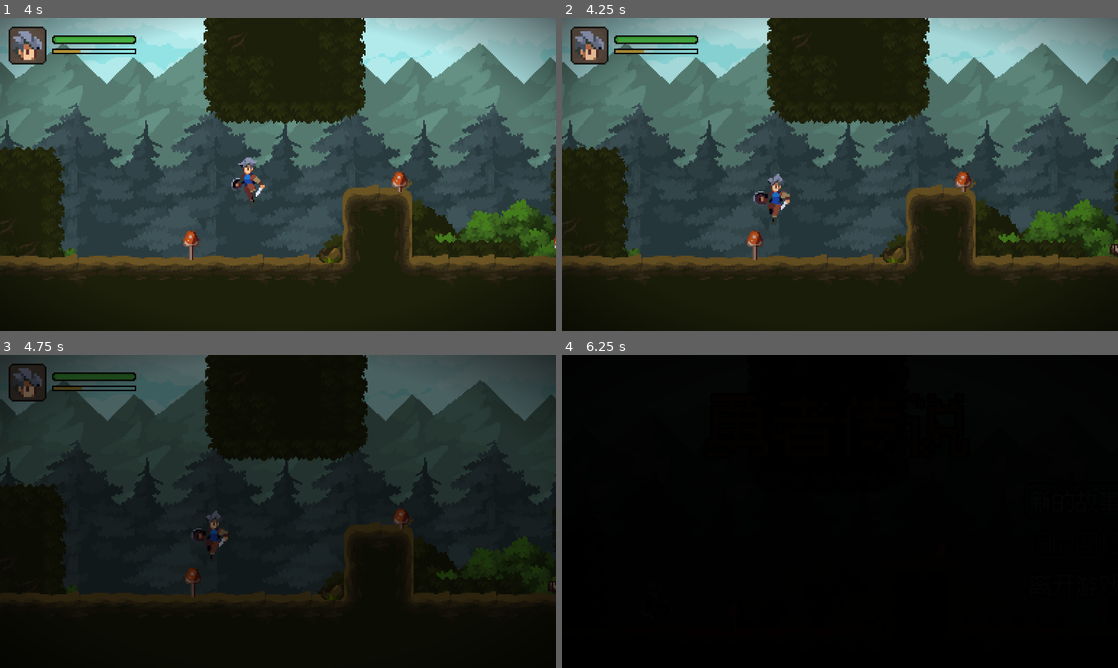
Above: before the commit, frames 1-4 (two rows, left to right).
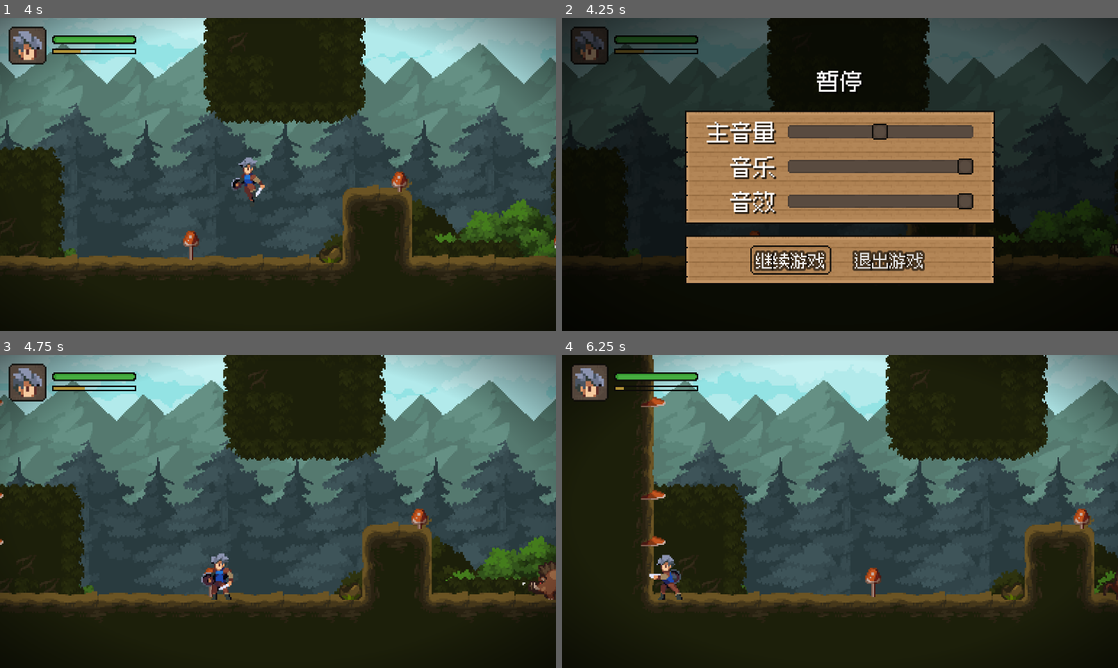
Above: after the commit, the same moments.

Repository: Amoyens1s/godot-learn
Game: Godot game, scene res://scenes/title_screen.tscn
Two runs of this game, one before a commit and one after it. Both use one fixed random seed, a clock stepped at 60 frames per second and the inputs below.
Inputs (mouse positions are in pixels of both pictures, inside the frame that each line leads up to):
- Up to frame 1 (4 s): tap Enter at 0.5 s; move the mouse to (400, 158) at 0.52 s; hold D (move_right) 0.53-1.28 s; hold K (slide) 0.53-1.28 s; click (400, 158) at 0.67 s; tap Space (jump) at 0.77, 1.52, 3.02, 3.77 s; move the mouse to (166, 190) at 1.27 s; hold A (move_left) 1.28-2.03 s; tap J (attack) at 1.35 s; click (166, 190) at 1.42 s; tap K (slide) at 1.55, 2.3, 2.85 s; move the mouse to (333, 105) at 2.02 s; hold E (interact) 2.03-2.78 s; hold D (move_right) 2.03-3.53 s; click (333, 105) at 2.17 s; move the mouse to (250, 237) at 2.77 s; click (250, 237) at 2.92 s; move the mouse to (444, 221) at 3.52 s; hold A (move_left) from 3.53 s (still down); hold K (slide) from 3.53 s (still down); tap L at 3.6 s; click (444, 221) at 3.67 s
- Up to frame 2 (4.25 s): keep holding A (move_left); keep holding K (slide); tap Escape (ui_cancel) at 4.15 s
- Up to frame 3 (4.75 s): release A (move_left) at 4.25 s; release K (slide) at 4.25 s; click (227, 596) at 4.25 s, where only the run after the commit has a clickable "继续游戏"
- Up to frame 4 (6.25 s): move the mouse to (673, 464) at 5.02 s; hold A (move_left) from 5.03 s (still down); tap K (slide) at 5.1, 6.05 s; click (673, 464) at 5.17 s; tap Space (jump) at 5.27 s; move the mouse to (867, 511) at 5.77 s; hold J (attack) from 5.78 s (still down); click (867, 511) at 5.92 s

Frame 1 is identical in both runs. In frame 2, 68% of the frame differs, in the area x 0-100%, y 0-86%; in frame 3, 65%; in frame 4, 92%, in the area x 0-100%, y 0-100%.

Commit message:
feat: 暂停菜单

Diff:
--- a/03.勇者传说/MainTheme.tres
+++ b/03.勇者传说/MainTheme.tres
@@ -38,6 +38,20 @@
 expand_margin_bottom = 1.0
 region_rect = Rect2(95, 207, 18, 18)
 
+[sub_resource type="StyleBoxTexture" id="StyleBoxTexture_yhag5"]
+texture = ExtResource("1_yhag5")
+texture_margin_left = 3.0
+texture_margin_top = 3.0
+texture_margin_right = 3.0
+texture_margin_bottom = 3.0
+expand_margin_left = 12.0
+expand_margin_top = 4.0
+expand_margin_right = 12.0
+expand_margin_bottom = 4.0
+axis_stretch_horizontal = 1
+axis_stretch_vertical = 1
+region_rect = Rect2(64, 272, 16, 16)
+
 [resource]
 default_font = ExtResource("2_rfn4m")
 Button/colors/font_outline_color = Color(0, 0, 0, 0.607843)
@@ -53,3 +67,5 @@
 HSlider/styles/grabber_area = SubResource("StyleBoxEmpty_ogfsw")
 HSlider/styles/grabber_area_highlight = SubResource("StyleBoxEmpty_6qad1")
 HSlider/styles/slider = SubResource("StyleBoxTexture_8twj1")
+Label/colors/font_shadow_color = Color(0, 0, 0, 0.709804)
+PanelContainer/styles/panel = SubResource("StyleBoxTexture_yhag5")
--- a/03.勇者传说/maps/world.gd
+++ b/03.勇者传说/maps/world.gd
@@ -48,8 +48,3 @@
 
 		if path not in dict.enemies_alive:
 			node.queue_free()
-
-
-func _unhandled_input(event: InputEvent) -> void:
-	if event.is_action_pressed("ui_cancel"):
-		Game.back_to_title()
--- a/03.勇者传说/project.godot
+++ b/03.勇者传说/project.godot
@@ -66,6 +66,11 @@
 "events": [Object(InputEventKey,"resource_local_to_scene":false,"resource_name":"","device":-1,"window_id":0,"alt_press …(192 unchanged characters)…
 ]
 }
+pause={
+"deadzone": 0.2,
+"events": [Object(InputEventKey,"resource_local_to_scene":false,"resource_name":"","device":-1,"window_id":0,"alt_pressed":false,"shift_pressed":false,"ctrl_pressed":false,"meta_pressed":false,"pressed":false,"keycode":0,"physical_keycode":4194305,"key_label":0,"unicode":0,"location":0,"echo":false,"script":null)
+]
+}
 
 [layer_names]
 
--- /dev/null
+++ b/03.勇者传说/scenes/pause_screen.tscn
@@ -0,0 +1,120 @@
+[gd_scene load_steps=4 format=3 uid="uid://xnvbyc3g10aj"]
+
+[ext_resource type="Theme" uid="uid://cgm3ykdiefdqj" path="res://MainTheme.tres" id="1_gchx3"]
+[ext_resource type="Script" uid="uid://bw0h4154idi7w" path="res://scripts/pause_screen.gd" id="2_hr2n2"]
+[ext_resource type="PackedScene" uid="uid://bp5q7yofi4ssq" path="res://scenes/volume_slider.tscn" id="2_qeunj"]
+
+[node name="PauseScreen" type="Control"]
+process_mode = 2
+layout_mode = 3
+anchors_preset = 15
+anchor_right = 1.0
+anchor_bottom = 1.0
+grow_horizontal = 2
+grow_vertical = 2
+theme = ExtResource("1_gchx3")
+script = ExtResource("2_hr2n2")
+
+[node name="ColorRect" type="ColorRect" parent="."]
+layout_mode = 1
+anchors_preset = 15
+anchor_right = 1.0
+anchor_bottom = 1.0
+grow_horizontal = 2
+grow_vertical = 2
+color = Color(0, 0, 0, 0.619608)
+
+[node name="V" type="VBoxContainer" parent="."]
+layout_mode = 1
+anchors_preset = 8
+anchor_left = 0.5
+anchor_top = 0.5
+anchor_right = 0.5
+anchor_bottom = 0.5
+offset_left = -16.0
+offset_top = -12.5
+offset_right = 16.0
+offset_bottom = 12.5
+grow_horizontal = 2
+grow_vertical = 2
+theme_override_constants/separation = 16
+
+[node name="Label" type="Label" parent="V"]
+layout_mode = 2
+theme = ExtResource("1_gchx3")
+text = "暂停"
+horizontal_alignment = 1
+vertical_alignment = 1
+
+[node name="AudioSettings" type="PanelContainer" parent="V"]
+layout_mode = 2
+
+[node name="G" type="GridContainer" parent="V/AudioSettings"]
+layout_mode = 2
+theme_override_constants/h_separation = 8
+theme_override_constants/v_separation = 8
+columns = 2
+
+[node name="Label" type="Label" parent="V/AudioSettings/G"]
+layout_mode = 2
+theme = ExtResource("1_gchx3")
+text = "主音量"
+horizontal_alignment = 2
+vertical_alignment = 1
+
+[node name="VolumeSlider" parent="V/AudioSettings/G" instance=ExtResource("2_qeunj")]
+custom_minimum_size = Vector2(128, 0)
+layout_mode = 2
+size_flags_horizontal = 3
+size_flags_vertical = 4
+
+[node name="Label2" type="Label" parent="V/AudioSettings/G"]
+layout_mode = 2
+theme = ExtResource("1_gchx3")
+text = "音乐"
+horizontal_alignment = 2
+vertical_alignment = 1
+
+[node name="VolumeSlider2" parent="V/AudioSettings/G" instance=ExtResource("2_qeunj")]
+custom_minimum_size = Vector2(128, 0)
+layout_mode = 2
+size_flags_horizontal = 3
+size_flags_vertical = 4
+bus = &"BGM"
+
+[node name="Label3" type="Label" parent="V/AudioSettings/G"]
+layout_mode = 2
+theme = ExtResource("1_gchx3")
+text = "音效"
+horizontal_alignment = 2
+vertical_alignment = 1
+
+[node name="VolumeSlider3" parent="V/AudioSettings/G" instance=ExtResource("2_qeunj")]
+custom_minimum_size = Vector2(128, 0)
+layout_mode = 2
+size_flags_horizontal = 3
+size_flags_vertical = 4
+bus = &"SFX"
+
+[node name="Actions" type="PanelContainer" parent="V"]
+layout_mode = 2
+
+[node name="H" type="HBoxContainer" parent="V/Actions"]
+layout_mode = 2
+theme_override_constants/separation = 12
+alignment = 1
+
+[node name="Resume" type="Button" parent="V/Actions/H"]
+layout_mode = 2
+theme = ExtResource("1_gchx3")
+theme_override_font_sizes/font_size = 12
+text = "继续游戏"
+
+[node name="Quit" type="Button" parent="V/Actions/H"]
+layout_mode = 2
+theme = ExtResource("1_gchx3")
+theme_override_font_sizes/font_size = 12
+text = "退出游戏"
+
+[connection signal="pressed" from="V/Actions/H/Resume" to="." method="_on_resume_pressed"]
+[connection signal="pressed" from="V/Actions/H/Quit" to="." method="_on_quit_pressed"]
--- a/03.勇者传说/scenes/player.tscn
+++ b/03.勇者传说/scenes/player.tscn
@@ -9,6 +9,7 @@
 [ext_resource type="PackedScene" uid="uid://cl8x1vwgqha21" path="res://scenes/status_panel.tscn" id="8_smehm"]
 [ext_resource type="PackedScene" uid="uid://bs5t1gx23ok11" path="res://scenes/game_over_screen.tscn" id="8_ur7pv"]
 [ext_resource type="Texture2D" uid="uid://belrpmri2jfno" path="res://assets/gdb-keyboard-2.png" id="9_ur7pv"]
+[ext_resource type="PackedScene" uid="uid://xnvbyc3g10aj" path="res://scenes/pause_screen.tscn" id="9_y4r1p"]
 
 [sub_resource type="RectangleShape2D" id="RectangleShape2D_qlg0r"]
 size = Vector2(10, 23)
@@ -2422,6 +2423,8 @@
 
 [node name="GameOverScreen" parent="CanvasLayer" instance=ExtResource("8_ur7pv")]
 
+[node name="PauseScreen" parent="CanvasLayer" instance=ExtResource("9_y4r1p")]
+
 [node name="InteractionIcon" type="AnimatedSprite2D" parent="."]
 position = Vector2(0, -40)
 sprite_frames = SubResource("SpriteFrames_f1ej7")
--- /dev/null
+++ b/03.勇者传说/scripts/pause_screen.gd
@@ -0,0 +1,34 @@
+extends Control
+class_name PauseScreen
+
+@onready var resume: Button = $V/Actions/H/Resume
+
+
+func _ready() -> void:
+	hide()
+	SoundManager.setup_ui_sounds(self)
+
+	visibility_changed.connect(func():
+		get_tree().paused = visible
+
+	)
+
+
+func _input(event: InputEvent) -> void:
+	if event.is_action_pressed("pause"):
+		hide()
+		# 要中断事件冒泡
+		get_window().set_input_as_handled()
+
+
+func show_pause() -> void:
+	show()
+	resume.grab_focus()
+
+
+func _on_resume_pressed() -> void:
+	hide()
+
+
+func _on_quit_pressed() -> void:
+	Game.back_to_title()
--- a/03.勇者传说/scripts/player.gd
+++ b/03.勇者传说/scripts/player.gd
@@ -67,6 +67,7 @@
 @onready var invincible_timer: Timer = $InvincibleTimer
 @onready var interaction_icon: AnimatedSprite2D = $InteractionIcon
 @onready var game_over_screen: Control = $CanvasLayer/GameOverScreen
+@onready var pause_screen: PauseScreen = $CanvasLayer/PauseScreen
 
 
 func _unhandled_input(event: InputEvent) -> void:
@@ -86,6 +87,9 @@
 
 	if event.is_action_pressed("interact") and interacting_with:
 		interacting_with.back().interact()
+
+	if event.is_action_pressed("pause"):
+		pause_screen.show_pause()
 
 
 func tick_physics(state: State, delta: float) -> void:
--- a/03.勇者传说/scripts/title_screen.gd
+++ b/03.勇者传说/scripts/title_screen.gd
@@ -9,9 +9,6 @@
 	load_game.disabled = not Game.has_save()
 
 	new_game.grab_focus()
-
-	for button: Button in v.get_children():
-		button.mouse_entered.connect(button.grab_focus)
 
 	SoundManager.setup_ui_sounds(self)
 	SoundManager.play_bgm(preload("res://bgm/1 titles LOOP.ogg"))
--- a/03.勇者传说/sound_manager.gd
+++ b/03.勇者传说/sound_manager.gd
@@ -25,6 +25,14 @@
 	if button:
 		button.pressed.connect(play_sfx.bind("UIPress"))
 		button.focus_entered.connect(play_sfx.bind("UIFocus"))
+		button.mouse_entered.connect(button.grab_focus)
+
+	var slider := node as Slider
+
+	if slider:
+		slider.value_changed.connect(play_sfx.bind("UIPress").unbind(1))
+		slider.focus_entered.connect(play_sfx.bind("UIFocus"))
+		slider.mouse_entered.connect(slider.grab_focus)
 
 	for child in node.get_children():
 		setup_ui_sounds(child)
Not shown: 1 places in 03.勇者传说/MainTheme.tres that only renumber resources
Not shown: 1 places in 03.勇者传说/scenes/player.tscn that only renumber resources
Not shown, added: 03.勇者传说/scripts/pause_screen.gd.uid
